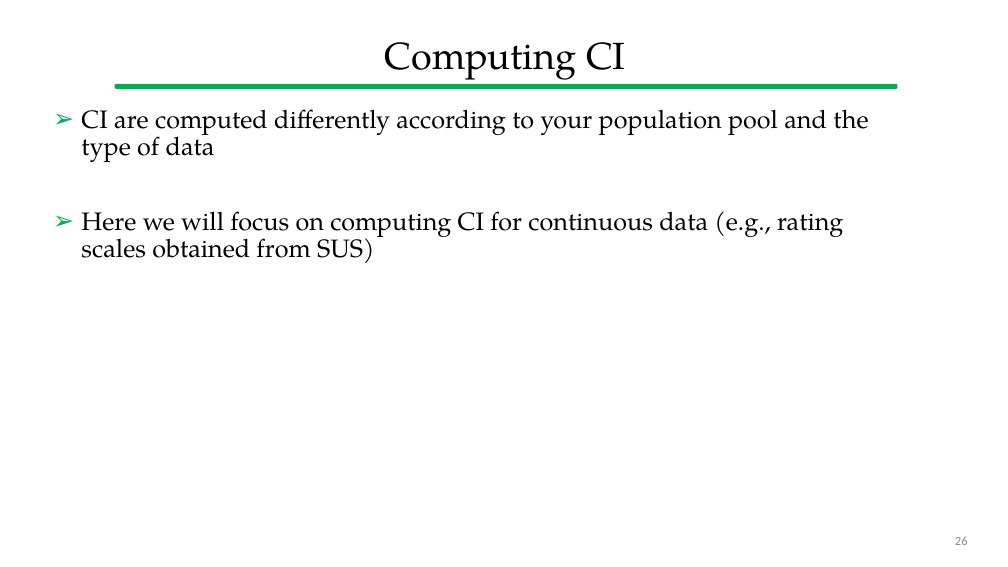
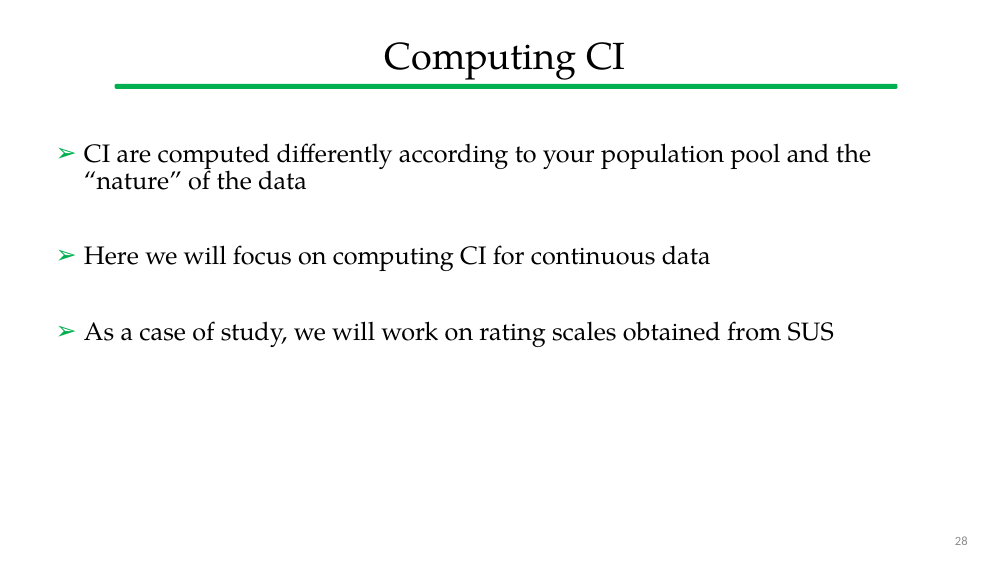
Before and after one commit to gcappon/bwthw, a slide deck: slide 28 of theory_11-usability_evaluation/theory_11-usability_evaluation.pptx (slide 26 before the commit). Drawn at 1008x567 pixels with LibreOffice and Linux fonts; fonts in the diff are those of the drawing. Boxes give left, top, right and bottom in pixels: in the first picture for what was removed or moved away, otherwise in the second. Text is boxed around its words. In the diff, an @@ line names an element or a change of style, - is before the commit and + after.

```diff
--- a/theory_11-usability_evaluation/theory_11-usability_evaluation.pptx
+++ b/theory_11-usability_evaluation/theory_11-usability_evaluation.pptx
@@ text at bbox=[84, 143, 871, 347]: text changed @@
-➢ CI are computed differently according to your population pool and the type of data
-➢ Here we will focus on computing CI for continuous data (e.g., rating scales obtained from SUS)
+➢ CI are computed differently according to your population pool and the “nature” of the data
+➢ Here we will focus on computing CI for continuous data
+➢ As a case of study, we will work on rating scales obtained from SUS
```
Also in this commit, not shown: 21 other slides changed, 11 slides added, 4 slides removed, 1 other file.
